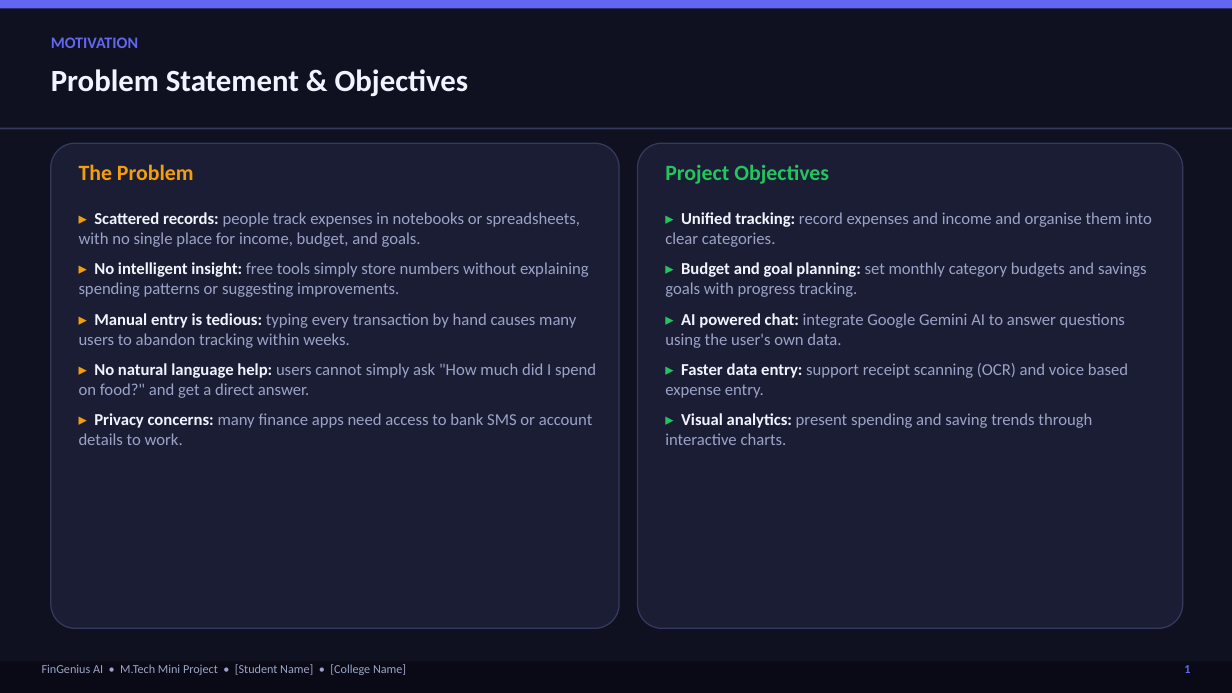
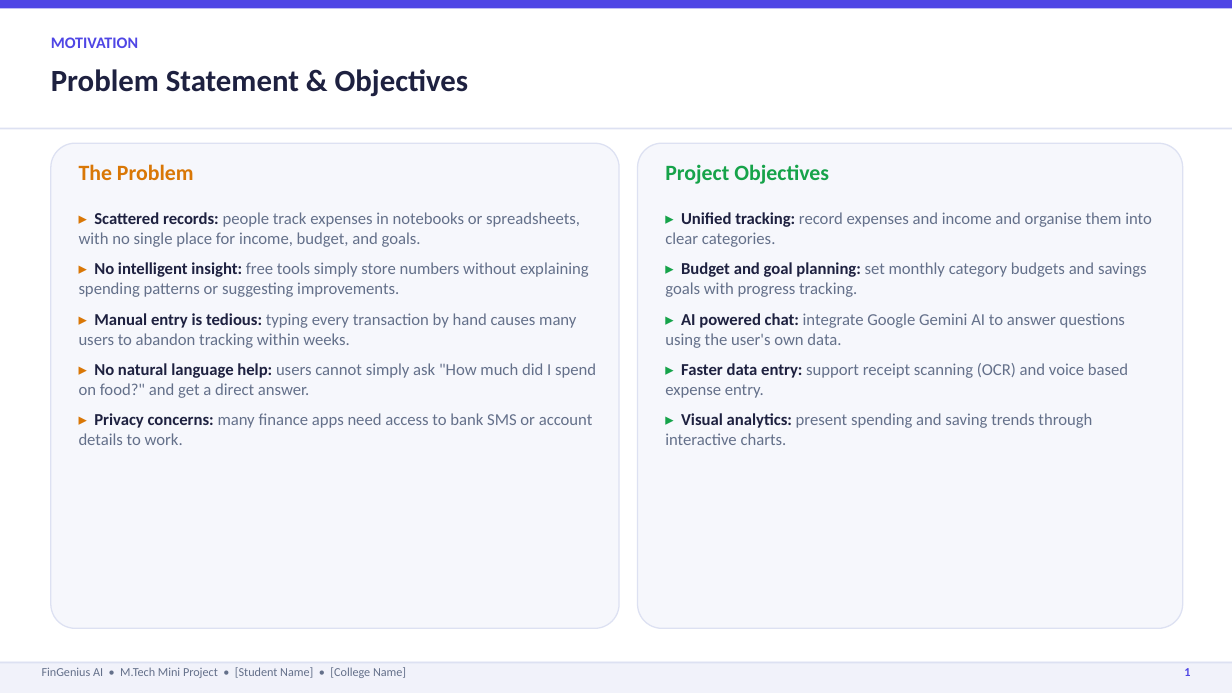
Before and after one commit to seshapriyan44/summa2, a slide deck: slide 2 of FinGenius_AI_Seminar_Presentation.pptx. Drawn at 1232x693 pixels with LibreOffice and Linux fonts; fonts in the diff are those of the drawing. Boxes give left, top, right and bottom in pixels: in the first picture for what was removed or moved away, otherwise in the second. Text is boxed around its words. In the diff, an @@ line names an element or a change of style, - is before the commit and + after.

Commit message:
Change PPT color scheme from dark to light theme
- Replaced the dark glassmorphism background (#0F1120) with a white
  background and light card panels (#F6F7FC / #ECEEFA)
- Kept the same FinGenius AI brand accent colors (indigo, green, amber)
  but adjusted them to slightly deeper shades for contrast on white
- Text colors switched to dark navy-charcoal on light background instead
  of light text on dark background
- Title slide now uses a soft indigo-tinted hero band instead of a solid
  dark hero block
- Footer strip lightened to match; page number and eyebrow labels stay
  in the accent colors for visual consistency
- Same 8-slide structure/format retained throughout - only the color
  scheme changed as requested

```diff
--- a/FinGenius_AI_Seminar_Presentation.pptx
+++ b/FinGenius_AI_Seminar_Presentation.pptx
@@ rectangle at <box>0,0,1232,8</box>: fill #6366F1 to #4F46E5 @@
@@ rectangle removed at <box>0,0,1232,693</box> @@
@@ text "MOTIVATION" at <box>51,37,138,48</box>: text colour #6366F1 to #4F46E5 @@
@@ text "Problem Statement & Objectives" at <box>51,69,469,97</box>: text colour #F1F3FF to #1E2140 @@
@@ rectangle at <box>0,128,1232,129</box>: fill #353A5C to #DDE1F2 @@
@@ rounded rectangle at <box>51,143,619,628</box>: fill #1A1D33 to #F6F7FC; outline #353A5C 1 pt to #DDE1F2 1 pt @@
@@ rounded rectangle at <box>638,143,1183,628</box>: fill #1A1D33 to #F6F7FC; outline #353A5C 1 pt to #DDE1F2 1 pt @@
@@ text "The Problem" at <box>79,164,194,180</box>: text colour #F59E0B to #D97706 @@
@@ text "Project Objectives" at <box>665,164,829,184</box>: text colour #22C55E to #16A34A @@
@@ text "▸ Scattered records: people track ..." at <box>79,212,596,445</box>: text colour #F59E0B to #D97706 in "▸", "▸", "▸", "▸" and 1 more places; text colour #F1F3FF to #1E2140 in "Scattered records:", "No intelligent insight:", "Manual entry is tedious:", "No natural language help:" and 1 more places; text colour #9CA3C7 to #64708A in "people track expenses in notebooks or spreadsheets, ...", "free tools simply store numbers without explaining ...", "typing every transaction by hand causes many ...", "users cannot simply ask "How much did ..." and 1 more places @@
@@ text "▸ Unified tracking: record expenses ..." at <box>665,212,1152,445</box>: text colour #22C55E to #16A34A in "▸", "▸", "▸", "▸" and 1 more places; text colour #F1F3FF to #1E2140 in "Unified tracking:", "Budget and goal planning:", "AI powered chat:", "Faster data entry:" and 1 more places; text colour #9CA3C7 to #64708A in "record expenses and income and organise them ...", "set monthly category budgets and savings goals ...", "integrate Google Gemini AI to answer questions ...", "support receipt scanning (OCR) and voice based ..." and 1 more places @@
@@ rectangle at <box>0,662,1232,693</box>: fill #090A16 to #F1F2FA @@
@@ rectangle added at <box>0,662,1232,664</box>, fill #DDE1F2 @@
@@ text "FinGenius AI • M.Tech Mini ..." at <box>42,667,406,678</box>: text colour #9CA3C7 to #64708A @@
@@ text "1" at <box>1184,668,1190,676</box>: text colour #6366F1 to #4F46E5 @@
```
Also in this commit, not shown: 7 other slides changed, 1 other file.
